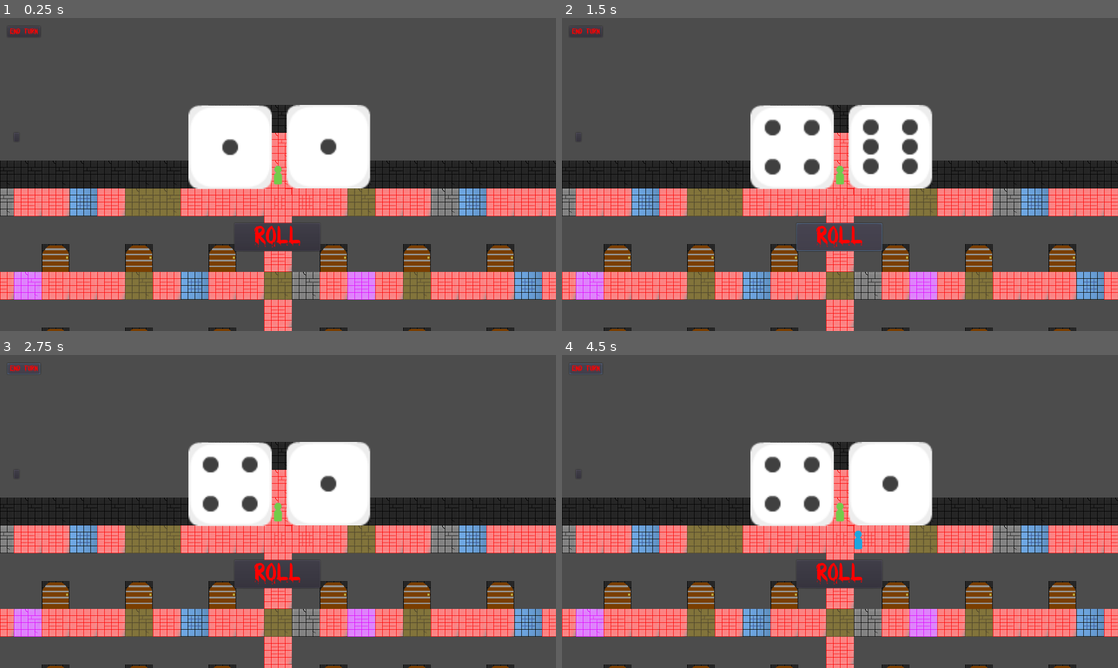
Above: before the commit, frames 1-4 (two rows, left to right).
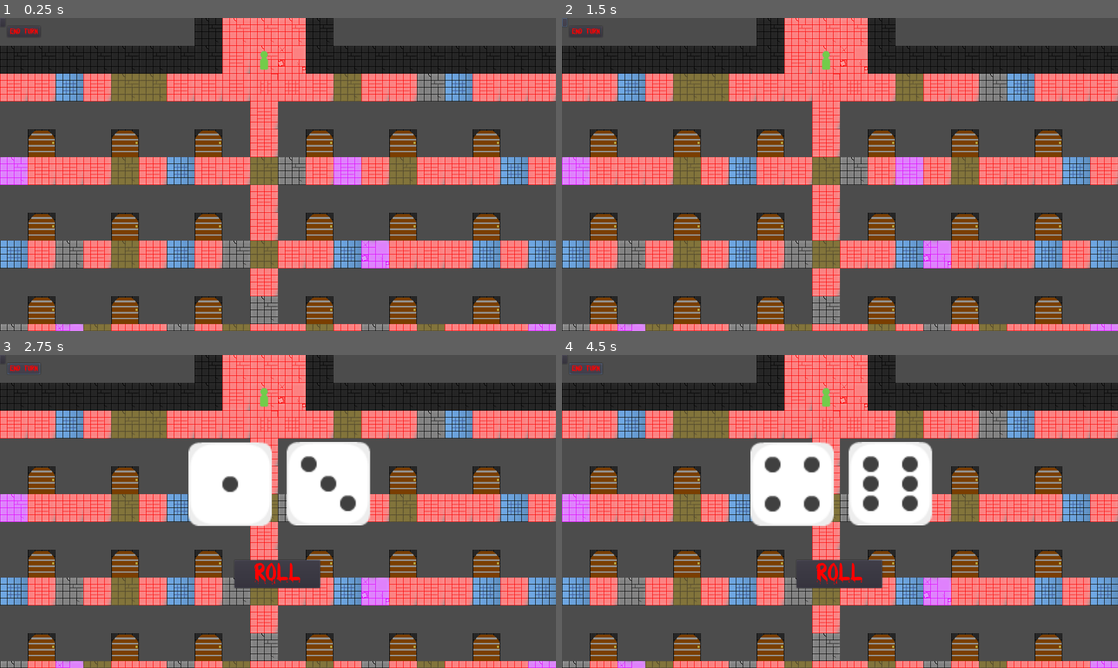
Above: after the commit, the same moments.

Repository: 44351-w22/protech-adaptation-game-sounds-good-studios
Game: Godot game, scene res://World.tscn
Two runs of this game, one before a commit and one after it. Both use one fixed random seed, a clock stepped at 60 frames per second and the inputs below.
Inputs (mouse positions are in pixels of both pictures, inside the frame that each line leads up to; where the layout moved, square brackets give the same spot in the first picture):
- Up to frame 1 (0.25 s): no input
- Up to frame 2 (1.5 s): click (578, 136) at 0.52 s; click (562, 21) [840, 237] at 1.25 s
- Up to frame 3 (2.75 s): click "End Turn" at 2 s
- Up to frame 4 (4.5 s): tap Enter at 2.75 s; hold Right (ui_right) 2.78-3.53 s; hold Down (ui_down) 3.53-4.28 s; tap Space at 4.25 s; hold Right (ui_right) from 4.28 s (still down)

The runs differ from the first frame. In frame 1, 71% of the frame differs, in the area x 0-100%, y 0-100%; in frame 2, 71%; in frame 3, 63%; in frame 4, 63%.
Error after the commit: Attempt to call function 'get_parent' in base 'null instance' on a null instance. (res://World.gd:38)

Commit message:
global variables set up

Diff:
--- a/Global.gd
+++ b/Global.gd
@@ -1,23 +1,15 @@
 extends Node
 
-var current_scene = null
-
-func _ready():
-	var root = get_tree().get_root()
-	current_scene = root.get_child(root.get_child_count() - 1)
-
-func goto_scene(path):
-	call_deferred("_deferred_goto_scene", path)
-
-func _deferred_goto_scene(path):
-
-	current_scene.free()
+var current_player = current_player setget set_current_player
+var current_player_key = false setget set_current_player_key
+var next_player = next_player setget set_next_player
 
 
-	var s = ResourceLoader.load(path)
+func set_current_player(value):
+	current_player = value
 
-	current_scene = s.instance()
+func set_current_player_key(value):
+	current_player_key = value
 
-	get_tree().get_root().add_child(current_scene)
-
-	get_tree().set_current_scene(current_scene)
+func set_next_player(value):
+	next_player = value
--- /dev/null
+++ b/Global.tscn
@@ -0,0 +1,6 @@
+[gd_scene load_steps=2 format=2]
+
+[ext_resource path="res://Global.gd" type="Script" id=1]
+
+[node name="Global" type="Node"]
+script = ExtResource( 1 )
--- a/Player.gd
+++ b/Player.gd
@@ -3,6 +3,7 @@
 const speed = 3
 const tile_size = 64
 onready var rayDown = $Down
+var key = false
 
 
 onready var tween = $Tween
--- a/World.gd
+++ b/World.gd
@@ -11,8 +11,8 @@
 onready var p4Sprite = $Player4/Sprite
 onready var dice = $CanvasLayer/Dice_Roller
 onready var totalDiceRoll = dice.totalRoll
-onready var currentPlayer = p1
-onready var nextPlayer = p2
+onready var currentPlayer = Global.current_player
+onready var nextPlayer = Global.next_player
 
 onready var packed_scene = PackedScene.new()
 
@@ -29,6 +29,8 @@
 	p2Sprite.texture = skins[1]
 	p3Sprite.texture = skins[2]
 	p4Sprite.texture = skins[4]
+	currentPlayer = p1
+	nextPlayer = p2
 	move_camera(p1)
 
 
@@ -63,6 +65,9 @@
 
 func player_turn():
 	dice.visible = true
+	if(Global.current_player_key == true):
+		currentPlayer.key = true
+		Global.current_player_key = false
 
 func _on_Button_pressed():
 	yield(get_tree().create_timer(2.0), "timeout")
--- a/World.tscn
+++ b/World.tscn
@@ -7,15 +7,486 @@
 [ext_resource path="res://Dice_Roller.tscn" type="PackedScene" id=5]
 [ext_resource path="res://assets/BLOODY.TTF" type="DynamicFontData" id=6]
 [ext_resource path="res://OutSideTileMap.tscn" type="PackedScene" id=7]
-
-[sub_resource type="DynamicFont" id=1]
+[ext_resource path="res://assets/Tiles/Black Room.png" type="Texture" id=9]
+[ext_resource path="res://assets/dice/dieWhite3.png" type="Texture" id=10]
+[ext_resource path="res://assets/Tiles/Light Gray Brick Floor.png" type="Texture" id=11]
+[ext_resource path="res://assets/Tiles/Pale Blue Brick Floor.png" type="Texture" id=12]
+[ext_resource path="res://assets/Tiles/Red Brick Floor.png" type="Texture" id=13]
+[ext_resource path="res://assets/Tiles/Yellow Brick Floor.png" type="Texture" id=14]
+[ext_resource path="res://assets/Tiles/Purple Brick Floor.png" type="Texture" id=15]
+[ext_resource path="res://assets/Door/Door2.png" type="Texture" id=17]
+[ext_resource path="res://assets/Door/MasterDoor.png" type="Texture" id=18]
+[ext_resource path="res://assets/players/piecePurple_single01.png" type="Texture" id=21]
+[ext_resource path="res://assets/players/pieceBlue_single18.png" type="Texture" id=22]
+[ext_resource path="res://assets/players/pieceWhite_single00.png" type="Texture" id=23]
+
+[sub_resource type="ConvexPolygonShape2D" id=8]
+points = PoolVector2Array( 0, 0, 64, 0, 64, 64, 0, 64 )
+
+[sub_resource type="ConvexPolygonShape2D" id=9]
+points = PoolVector2Array( 0, 0, 64, 0, 64, 64, 0, 64 )
+
+[sub_resource type="ConvexPolygonShape2D" id=10]
+points = PoolVector2Array( 0, 0, 64, 0, 64, 64, 0, 64 )
+
+[sub_resource type="ConvexPolygonShape2D" id=11]
+points = PoolVector2Array( 0, 0, 64, 0, 64, 64, 0, 64 )
+
+[sub_resource type="ConvexPolygonShape2D" id=12]
+points = PoolVector2Array( 0, 0, 64, 0, 64, 64, 0, 64 )
+
+[sub_resource type="ConvexPolygonShape2D" id=13]
+points = PoolVector2Array( 0, 0, 64, 0, 64, 64, 0, 64 )
+
+[sub_resource type="ConvexPolygonShape2D" id=14]
+points = PoolVector2Array( 0, 0, 64, 0, 64, 64, 0, 64 )
+
+[sub_resource type="ConvexPolygonShape2D" id=15]
+points = PoolVector2Array( 0, 0, 64, 0, 64, 64, 0, 64 )
+
+[sub_resource type="ConvexPolygonShape2D" id=16]
+points = PoolVector2Array( 0, 0, 64, 0, 64, 64, 0, 64 )
+
+[sub_resource type="ConvexPolygonShape2D" id=17]
+points = PoolVector2Array( 0, 0, 64, 0, 64, 64, 0, 64 )
+
+[sub_resource type="ConvexPolygonShape2D" id=18]
+points = PoolVector2Array( 0, 0, 64, 0, 64, 64, 0, 64 )
+
+[sub_resource type="ConvexPolygonShape2D" id=19]
+points = PoolVector2Array( 0, 0, 64, 0, 64, 64, 0, 64 )
+
+[sub_resource type="ConvexPolygonShape2D" id=20]
+points = PoolVector2Array( 0, 0, 64, 0, 64, 64, 0, 64 )
+
+[sub_resource type="ConvexPolygonShape2D" id=21]
+points = PoolVector2Array( 0, 0, 64, 0, 64, 64, 0, 64 )
+
+[sub_resource type="ConvexPolygonShape2D" id=22]
+points = PoolVector2Array( 0, 0, 64, 0, 64, 64, 0, 64 )
+
+[sub_resource type="ConvexPolygonShape2D" id=23]
+points = PoolVector2Array( 0, 0, 64, 0, 64, 64, 0, 64 )
+
+[sub_resource type="ConvexPolygonShape2D" id=24]
+points = PoolVector2Array( 0, 0, 64, 0, 64, 64, 0, 64 )
+
+[sub_resource type="ConvexPolygonShape2D" id=25]
+points = PoolVector2Array( 0, 0, 64, 0, 64, 64, 0, 64 )
+
+[sub_resource type="ConvexPolygonShape2D" id=26]
+points = PoolVector2Array( 0, 0, 64, 0, 64, 64, 0, 64 )
+
+[sub_resource type="ConvexPolygonShape2D" id=27]
+points = PoolVector2Array( 0, 0, 64, 0, 64, 64, 0, 64 )
+
+[sub_resource type="ConvexPolygonShape2D" id=28]
+points = PoolVector2Array( 0, 0, 64, 0, 64, 64, 0, 64 )
+
+[sub_resource type="ConvexPolygonShape2D" id=29]
+points = PoolVector2Array( 0, 0, 64, 0, 64, 64, 0, 64 )
+
+[sub_resource type="ConvexPolygonShape2D" id=30]
+points = PoolVector2Array( 0, 0, 64, 0, 64, 64, 0, 64 )
+
+[sub_resource type="ConvexPolygonShape2D" id=31]
+points = PoolVector2Array( 0, 0, 64, 0, 64, 64, 0, 64 )
+
+[sub_resource type="TileSet" id=1]
+0/name = "Light Gray Brick Floor.png 0"
+0/texture = ExtResource( 11 )
+0/tex_offset = Vector2( 0, 0 )
+0/modulate = Color( 1, 1, 1, 1 )
+0/region = Rect2( 0, 0, 128, 192 )
+0/tile_mode = 2
+0/autotile/icon_coordinate = Vector2( 0, 0 )
+0/autotile/tile_size = Vector2( 64, 64 )
+0/autotile/spacing = 0
+0/autotile/occluder_map = [  ]
+0/autotile/navpoly_map = [  ]
+0/autotile/priority_map = [  ]
+0/autotile/z_index_map = [  ]
+0/occluder_offset = Vector2( 0, 0 )
+0/navigation_offset = Vector2( 0, 0 )
+0/shape_offset = Vector2( 0, 0 )
+0/shape_transform = Transform2D( 1, 0, 0, 1, 0, 0 )
+0/shape = SubResource( 8 )
+0/shape_one_way = false
+0/shape_one_way_margin = 1.0
+0/shapes = [ {
+"autotile_coord": Vector2( 0, 0 ),
+"one_way": false,
+"one_way_margin": 1.0,
+"shape": SubResource( 8 ),
+"shape_transform": Transform2D( 1, 0, 0, 1, 0, 0 )
+}, {
+"autotile_coord": Vector2( 1, 0 ),
+"one_way": false,
+"one_way_margin": 1.0,
+"shape": SubResource( 9 ),
+"shape_transform": Transform2D( 1, 0, 0, 1, 0, 0 )
+}, {
+"autotile_coord": Vector2( 0, 1 ),
+"one_way": false,
+"one_way_margin": 1.0,
+"shape": SubResource( 10 ),
+"shape_transform": Transform2D( 1, 0, 0, 1, 0, 0 )
+}, {
+"autotile_coord": Vector2( 1, 1 ),
+"one_way": false,
+"one_way_margin": 1.0,
+"shape": SubResource( 11 ),
+"shape_transform": Transform2D( 1, 0, 0, 1, 0, 0 )
+}, {
+"autotile_coord": Vector2( 0, 2 ),
+"one_way": false,
+"one_way_margin": 1.0,
+"shape": SubResource( 12 ),
+"shape_transform": Transform2D( 1, 0, 0, 1, 0, 0 )
+}, {
+"autotile_coord": Vector2( 1, 2 ),
+"one_way": false,
+"one_way_margin": 1.0,
+"shape": SubResource( 13 ),
+"shape_transform": Transform2D( 1, 0, 0, 1, 0, 0 )
+} ]
+0/z_index = 0
+1/name = "Pale Blue Brick Floor.png 1"
+1/texture = ExtResource( 12 )
+1/tex_offset = Vector2( 0, 0 )
+1/modulate = Color( 1, 1, 1, 1 )
+1/region = Rect2( 0, 0, 128, 192 )
+1/tile_mode = 2
+1/autotile/icon_coordinate = Vector2( 0, 0 )
+1/autotile/tile_size = Vector2( 64, 64 )
+1/autotile/spacing = 0
+1/autotile/occluder_map = [  ]
+1/autotile/navpoly_map = [  ]
+1/autotile/priority_map = [  ]
+1/autotile/z_index_map = [  ]
+1/occluder_offset = Vector2( 0, 0 )
+1/navigation_offset = Vector2( 0, 0 )
+1/shape_offset = Vector2( 0, 0 )
+1/shape_transform = Transform2D( 1, 0, 0, 1, 0, 0 )
+1/shape = SubResource( 14 )
+1/shape_one_way = false
+1/shape_one_way_margin = 1.0
+1/shapes = [ {
+"autotile_coord": Vector2( 1, 2 ),
+"one_way": false,
+"one_way_margin": 1.0,
+"shape": SubResource( 14 ),
+"shape_transform": Transform2D( 1, 0, 0, 1, 0, 0 )
+}, {
+"autotile_coord": Vector2( 1, 0 ),
+"one_way": false,
+"one_way_margin": 1.0,
+"shape": SubResource( 15 ),
+"shape_transform": Transform2D( 1, 0, 0, 1, 0, 0 )
+}, {
+"autotile_coord": Vector2( 0, 0 ),
+"one_way": false,
+"one_way_margin": 1.0,
+"shape": SubResource( 16 ),
+"shape_transform": Transform2D( 1, 0, 0, 1, 0, 0 )
+}, {
+"autotile_coord": Vector2( 0, 1 ),
+"one_way": false,
+"one_way_margin": 1.0,
+"shape": SubResource( 17 ),
+"shape_transform": Transform2D( 1, 0, 0, 1, 0, 0 )
+}, {
+"autotile_coord": Vector2( 1, 1 ),
+"one_way": false,
+"one_way_margin": 1.0,
+"shape": SubResource( 18 ),
+"shape_transform": Transform2D( 1, 0, 0, 1, 0, 0 )
+}, {
+"autotile_coord": Vector2( 0, 2 ),
+"one_way": false,
+"one_way_margin": 1.0,
+"shape": SubResource( 19 ),
+"shape_transform": Transform2D( 1, 0, 0, 1, 0, 0 )
+} ]
+1/z_index = 0
+2/name = "Purple Brick Floor.png 2"
+2/texture = ExtResource( 15 )
+2/tex_offset = Vector2( 0, 0 )
+2/modulate = Color( 1, 1, 1, 1 )
+2/region = Rect2( 0, 0, 128, 192 )
+2/tile_mode = 2
+2/autotile/icon_coordinate = Vector2( 0, 0 )
+2/autotile/tile_size = Vector2( 64, 64 )
+2/autotile/spacing = 0
+2/autotile/occluder_map = [  ]
+2/autotile/navpoly_map = [  ]
+2/autotile/priority_map = [  ]
+2/autotile/z_index_map = [  ]
+2/occluder_offset = Vector2( 0, 0 )
+2/navigation_offset = Vector2( 0, 0 )
+2/shape_offset = Vector2( 0, 0 )
+2/shape_transform = Transform2D( 1, 0, 0, 1, 0, 0 )
+2/shape = SubResource( 20 )
+2/shape_one_way = false
+2/shape_one_way_margin = 1.0
+2/shapes = [ {
+"autotile_coord": Vector2( 0, 2 ),
+"one_way": false,
+"one_way_margin": 1.0,
+"shape": SubResource( 20 ),
+"shape_transform": Transform2D( 1, 0, 0, 1, 0, 0 )
+}, {
+"autotile_coord": Vector2( 1, 2 ),
+"one_way": false,
+"one_way_margin": 1.0,
+"shape": SubResource( 21 ),
+"shape_transform": Transform2D( 1, 0, 0, 1, 0, 0 )
+}, {
+"autotile_coord": Vector2( 0, 1 ),
+"one_way": false,
+"one_way_margin": 1.0,
+"shape": SubResource( 22 ),
+"shape_transform": Transform2D( 1, 0, 0, 1, 0, 0 )
+}, {
+"autotile_coord": Vector2( 1, 1 ),
+"one_way": false,
+"one_way_margin": 1.0,
+"shape": SubResource( 23 ),
+"shape_transform": Transform2D( 1, 0, 0, 1, 0, 0 )
+}, {
+"autotile_coord": Vector2( 1, 0 ),
+"one_way": false,
+"one_way_margin": 1.0,
+"shape": SubResource( 24 ),
+"shape_transform": Transform2D( 1, 0, 0, 1, 0, 0 )
+}, {
+"autotile_coord": Vector2( 0, 0 ),
+"one_way": false,
+"one_way_margin": 1.0,
+"shape": SubResource( 25 ),
+"shape_transform": Transform2D( 1, 0, 0, 1, 0, 0 )
+} ]
+2/z_index = 0
+3/name = "Red Brick Floor.png 3"
+3/texture = ExtResource( 13 )
+3/tex_offset = Vector2( 0, 0 )
+3/modulate = Color( 1, 1, 1, 1 )
+3/region = Rect2( 0, 0, 128, 192 )
+3/tile_mode = 2
+3/autotile/icon_coordinate = Vector2( 0, 0 )
+3/autotile/tile_size = Vector2( 64, 64 )
+3/autotile/spacing = 0
+3/autotile/occluder_map = [  ]
+3/autotile/navpoly_map = [  ]
+3/autotile/priority_map = [  ]
+3/autotile/z_index_map = [  ]
+3/occluder_offset = Vector2( 0, 0 )
+3/navigation_offset = Vector2( 0, 0 )
+3/shape_offset = Vector2( 0, 0 )
+3/shape_transform = Transform2D( 1, 0, 0, 1, 0, 0 )
+3/shape_one_way = false
+3/shape_one_way_margin = 0.0
+3/shapes = [  ]
+3/z_index = 0
+4/name = "Yellow Brick Floor.png 4"
+4/texture = ExtResource( 14 )
+4/tex_offset = Vector2( 0, 0 )
+4/modulate = Color( 1, 1, 1, 1 )
+4/region = Rect2( 0, 0, 64, 64 )
+4/tile_mode = 2
+4/autotile/icon_coordinate = Vector2( 0, 0 )
+4/autotile/tile_size = Vector2( 64, 64 )
+4/autotile/spacing = 0
+4/autotile/occluder_map = [  ]
+4/autotile/navpoly_map = [  ]
+4/autotile/priority_map = [  ]
+4/autotile/z_index_map = [  ]
+4/occluder_offset = Vector2( 0, 0 )
+4/navigation_offset = Vector2( 0, 0 )
+4/shape_offset = Vector2( 0, 0 )
+4/shape_transform = Transform2D( 1, 0, 0, 1, 0, 0 )
+4/shape = SubResource( 26 )
+4/shape_one_way = false
+4/shape_one_way_margin = 1.0
+4/shapes = [ {
+"autotile_coord": Vector2( 0, 0 ),
+"one_way": false,
+"one_way_margin": 1.0,
+"shape": SubResource( 26 ),
+"shape_transform": Transform2D( 1, 0, 0, 1, 0, 0 )
+}, {
+"autotile_coord": Vector2( 1, 0 ),
+"one_way": false,
+"one_way_margin": 1.0,
+"shape": SubResource( 27 ),
+"shape_transform": Transform2D( 1, 0, 0, 1, 0, 0 )
+}, {
+"autotile_coord": Vector2( 0, 1 ),
+"one_way": false,
+"one_way_margin": 1.0,
+"shape": SubResource( 28 ),
+"shape_transform": Transform2D( 1, 0, 0, 1, 0, 0 )
+}, {
+"autotile_coord": Vector2( 1, 1 ),
+"one_way": false,
+"one_way_margin": 1.0,
+"shape": SubResource( 29 ),
+"shape_transform": Transform2D( 1, 0, 0, 1, 0, 0 )
+}, {
+"autotile_coord": Vector2( 1, 2 ),
+"one_way": false,
+"one_way_margin": 1.0,
+"shape": SubResource( 30 ),
+"shape_transform": Transform2D( 1, 0, 0, 1, 0, 0 )
+}, {
+"autotile_coord": Vector2( 0, 2 ),
+"one_way": false,
+"one_way_margin": 1.0,
+"shape": SubResource( 31 ),
+"shape_transform": Transform2D( 1, 0, 0, 1, 0, 0 )
+} ]
+4/z_index = 0
+
+[sub_resource type="TileSet" id=32]
+0/name = "Door2.png 0"
+0/texture = ExtResource( 17 )
+0/tex_offset = Vector2( 0, 0 )
+0/modulate = Color( 1, 1, 1, 1 )
+0/region = Rect2( 0, 0, 64, 64 )
+0/tile_mode = 0
+0/occluder_offset = Vector2( 0, 0 )
+0/navigation_offset = Vector2( 0, 0 )
+0/shape_offset = Vector2( 0, 0 )
+0/shape_transform = Transform2D( 1, 0, 0, 1, 0, 0 )
+0/shape_one_way = false
+0/shape_one_way_margin = 0.0
+0/shapes = [  ]
+0/z_index = 0
+1/name = "MasterDoor.png 1"
+1/texture = ExtResource( 18 )
+1/tex_offset = Vector2( 0, 0 )
+1/modulate = Color( 1, 1, 1, 1 )
+1/region = Rect2( 0, 0, 192, 192 )
+1/tile_mode = 0
+1/occluder_offset = Vector2( 0, 0 )
+1/navigation_offset = Vector2( 0, 0 )
+1/shape_offset = Vector2( 0, 0 )
+1/shape_transform = Transform2D( 1, 0, 0, 1, 0, 0 )
+1/shape_one_way = false
+1/shape_one_way_margin = 0.0
+1/shapes = [  ]
+1/z_index = 0
+
+[sub_resource type="RectangleShape2D" id=33]
+extents = Vector2( 14, 24 )
+
+[sub_resource type="DynamicFont" id=34]
+size = 52
 font_data = ExtResource( 6 )
 
 [sub_resource type="InputEventAction" id=2]
-action = "end_turn"
+action = "ui_select"
 
 [sub_resource type="ShortCut" id=3]
 shortcut = SubResource( 2 )
+
+[sub_resource type="DynamicFont" id=35]
+font_data = ExtResource( 6 )
+
+[sub_resource type="InputEventAction" id=36]
+action = "end_turn"
+
+[sub_resource type="ShortCut" id=37]
+shortcut = SubResource( 36 )
+
+[sub_resource type="ConvexPolygonShape2D" id=38]
+points = PoolVector2Array( 0, 0, 64, 0, 64, 64, 0, 64 )
+
+[sub_resource type="ConvexPolygonShape2D" id=39]
+points = PoolVector2Array( 0, 0, 64, 0, 64, 64, 0, 64 )
+
+[sub_resource type="ConvexPolygonShape2D" id=40]
+points = PoolVector2Array( 0, 0, 64, 0, 64, 64, 0, 64 )
+
+[sub_resource type="ConvexPolygonShape2D" id=4]
+points = PoolVector2Array( 0, 0, 64, 0, 64, 64, 0, 64 )
+
+[sub_resource type="ConvexPolygonShape2D" id=5]
+points = PoolVector2Array( 0, 0, 64, 0, 64, 64, 0, 64 )
+
+[sub_resource type="ConvexPolygonShape2D" id=6]
+points = PoolVector2Array( 0, 0, 64, 0, 64, 64, 0, 64 )
+
+[sub_resource type="ConvexPolygonShape2D" id=41]
+points = PoolVector2Array( 0, 0, 64, 0, 64, 64, 0, 64 )
+
+[sub_resource type="TileSet" id=7]
+0/name = "Black Room.png 0"
+0/texture = ExtResource( 9 )
+0/tex_offset = Vector2( 0, 0 )
+0/modulate = Color( 1, 1, 1, 1 )
+0/region = Rect2( 0, 0, 128, 192 )
+0/tile_mode = 1
+0/autotile/bitmask_mode = 0
+0/autotile/bitmask_flags = [  ]
+0/autotile/icon_coordinate = Vector2( 0, 0 )
+0/autotile/tile_size = Vector2( 64, 64 )
+0/autotile/spacing = 0
+0/autotile/occluder_map = [  ]
+0/autotile/navpoly_map = [  ]
+0/autotile/priority_map = [  ]
+0/autotile/z_index_map = [  ]
+0/occluder_offset = Vector2( 0, 0 )
+0/navigation_offset = Vector2( 0, 0 )
+0/shape_offset = Vector2( 0, 0 )
+0/shape_transform = Transform2D( 1, 0, 0, 1, 0, 0 )
+0/shape = SubResource( 38 )
+0/shape_one_way = false
+0/shape_one_way_margin = 1.0
+0/shapes = [ {
+"autotile_coord": Vector2( 0, 0 ),
+"one_way": false,
+"one_way_margin": 1.0,
+"shape": SubResource( 38 ),
+"shape_transform": Transform2D( 1, 0, 0, 1, 0, 0 )
+}, {
+"autotile_coord": Vector2( 1, 0 ),
+"one_way": false,
+"one_way_margin": 1.0,
+"shape": SubResource( 39 ),
+"shape_transform": Transform2D( 1, 0, 0, 1, 0, 0 )
+}, {
+"autotile_coord": Vector2( 0, 1 ),
+"one_way": false,
+"one_way_margin": 1.0,
+"shape": SubResource( 40 ),
+"shape_transform": Transform2D( 1, 0, 0, 1, 0, 0 )
+}, {
+"autotile_coord": Vector2( 1, 1 ),
+"one_way": false,
+"one_way_margin": 1.0,
+"shape": SubResource( 4 ),
+"shape_transform": Transform2D( 1, 0, 0, 1, 0, 0 )
+}, {
+"autotile_coord": Vector2( 0, 2 ),
+"one_way": false,
+"one_way_margin": 1.0,
+"shape": SubResource( 5 ),
+"shape_transform": Transform2D( 1, 0, 0, 1, 0, 0 )
+}, {
+"autotile_coord": Vector2( 1, 2 ),
+"one_way": false,
+"one_way_margin": 1.0,
+"shape": SubResource( 6 ),
+"shape_transform": Transform2D( 1, 0, 0, 1, 0, 0 )
+}, {
+"autotile_coord": Vector2( 1, 2 ),
+"one_way": false,
+"one_way_margin": 1.0,
+"shape": SubResource( 41 ),
+"shape_transform": Transform2D( 1, 0, 0, 1, 0, 0 )
+} ]
+0/z_index = 0
 
 [node name="World" type="Node"]
 script = ExtResource( 4 )
@@ -35,27 +506,66 @@
 }
 
 [node name="TileMap" parent="." instance=ExtResource( 1 )]
+tile_set = SubResource( 1 )
 collision_layer = 0
 collision_mask = 0
 tile_data = PoolIntArray( -720880, 0, 0, -655344, 0, 0, -589807, 0, 0, -524271, 0, 0, -131065, 5, 0, -131064, 5, 0, -13 …(11420 unchanged characters)…
 
 [node name="Doors" parent="." instance=ExtResource( 2 )]
+tile_set = SubResource( 32 )
 tile_data = PoolIntArray( 327675, 0, 0, 327678, 0, 0, 262145, 0, 0, 262148, 0, 0, 262151, 0, 0, 262155, 0, 0, 262158, 0 …(632 unchanged characters)…
 
 [node name="Player4" parent="." instance=ExtResource( 3 )]
+position = Vector2( 608, 96 )
+
+[node name="CollisionShape2D" parent="Player4" index="0"]
+shape = SubResource( 33 )
+
+[node name="Sprite" parent="Player4" index="3"]
+texture = ExtResource( 23 )
 
 [node name="Player3" parent="." instance=ExtResource( 3 )]
+position = Vector2( 800, 160 )
+
+[node name="CollisionShape2D" parent="Player3" index="0"]
+shape = SubResource( 33 )
+
+[node name="Down" parent="Player3" index="1"]
+cast_to = Vector2( 64, 0 )
+
+[node name="Sprite" parent="Player3" index="3"]
+texture = ExtResource( 22 )
 
 [node name="Player2" parent="." instance=ExtResource( 3 )]
+position = Vector2( 608, 96 )
+
+[node name="CollisionShape2D" parent="Player2" index="0"]
+shape = SubResource( 33 )
+
+[node name="Sprite" parent="Player2" index="3"]
+texture = ExtResource( 21 )
 
 [node name="Player1" parent="." instance=ExtResource( 3 )]
-
-[node name="GameCam" type="Camera2D" parent="."]
-current = true
+position = Vector2( 224, 160 )
+
+[node name="CollisionShape2D" parent="Player1" index="0"]
+shape = SubResource( 33 )
+
+[node name="Down" parent="Player1" index="1"]
+cast_to = Vector2( -64, 0 )
 
 [node name="CanvasLayer" type="CanvasLayer" parent="."]
 
 [node name="Dice_Roller" parent="CanvasLayer" instance=ExtResource( 5 )]
+visible = false
+totalRoll = 4
+
+[node name="DiceB" parent="CanvasLayer/Dice_Roller" index="1"]
+texture = ExtResource( 10 )
+
+[node name="Button" parent="CanvasLayer/Dice_Roller" index="2"]
+custom_fonts/font = SubResource( 34 )
+shortcut = SubResource( 3 )
 
 [node name="EndTurn" type="Button" parent="CanvasLayer"]
 margin_left = 17.0
@@ -67,14 +577,15 @@
 custom_colors/font_color = Color( 1, 0, 0, 1 )
 custom_colors/font_color_hover = Color( 1, 0, 0, 1 )
 custom_colors/font_color_pressed = Color( 1, 0, 0, 1 )
-custom_fonts/font = SubResource( 1 )
-shortcut = SubResource( 3 )
+custom_fonts/font = SubResource( 35 )
+shortcut = SubResource( 37 )
 text = "End Turn"
 __meta__ = {
 "_edit_use_anchors_": false
 }
 
 [node name="OutSideTileMap" parent="." instance=ExtResource( 7 )]
+tile_set = SubResource( 7 )
 tile_data = PoolIntArray( -65529, 0, 0, -65528, 0, 0, -65527, 0, 0, -65526, 0, 0, -65525, 0, 0, 7, 0, 0, 11, 0, 0, 1310 …(1545 unchanged characters)…
 
 [connection signal="Collision" from="Player4" to="." method="_on_Player1_Collision"]
Not shown: 1 places in World.tscn that only renumber resources
